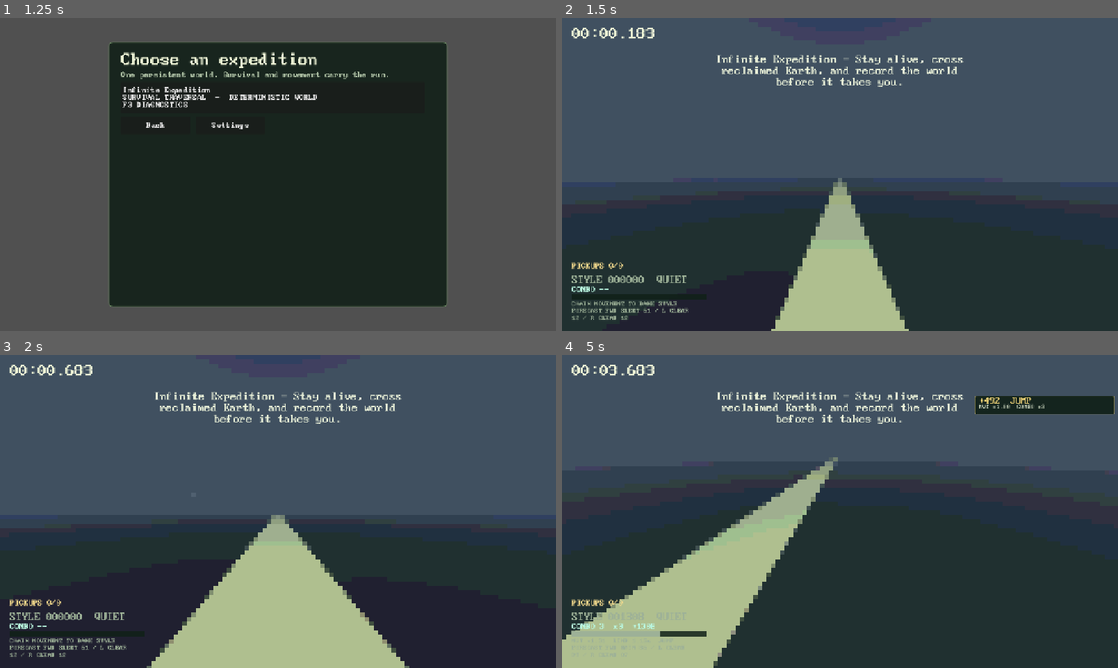
Above: before the commit, frames 1-4 (two rows, left to right).
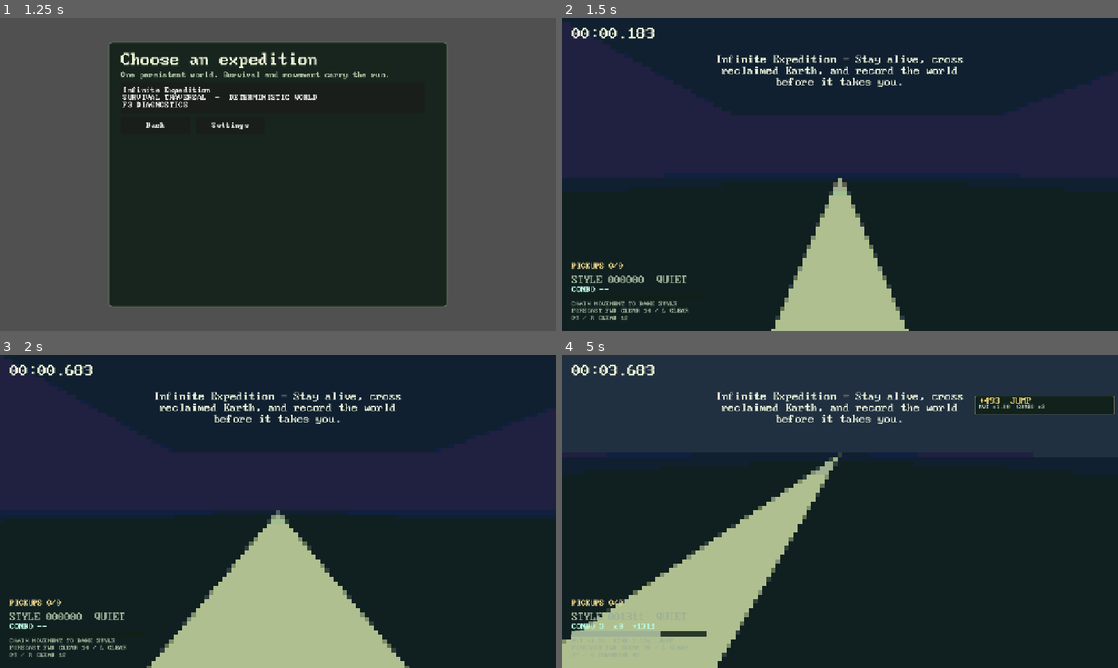
Above: after the commit, the same moments.

Repository: gongahkia/hot-cross-buns
Game: Godot game, scene res://scenes/main.tscn
Two runs of this game, one before a commit and one after it. Both use one fixed random seed, a clock stepped at 60 frames per second and the inputs below.
Inputs (mouse positions are in pixels of both pictures, inside the frame that each line leads up to):
- Up to frame 1 (1.25 s): click "Choose a journey" at 0.5 s
- Up to frame 2 (1.5 s): click "Infinite Expedition SURVIVAL …" at 1.25 s
- Up to frame 3 (2 s): no input
- Up to frame 4 (5 s): tap Enter at 2 s; move the mouse to (867, 511) at 2.02 s; hold W (move_forward) from 2.03 s (still down); tap 7 (build_platform) at 2.1 s; click (867, 511) at 2.17 s; tap Space (jump) at 2.27, 3.02, 4.52 s; move the mouse to (812, 511) at 2.77 s; tap 6 (build_shelter) at 2.85 s; move the mouse to (851, 505) at 3.52 s; tap 2 (collect_water) at 3.6 s; move the mouse to (834, 517) at 4.27 s; tap 1 (consume_food) at 4.35 s; click (834, 517) at 4.42 s

Frame 1 is identical in both runs. In frame 2, 65% of the frame differs, in the area x 0-100%, y 0-97%; in frame 3, 58%; in frame 4, 51%.

Commit message:
add megastructure construction epochs

Diff:
--- a/scripts/world_megastructure_generator.gd
+++ b/scripts/world_megastructure_generator.gd
@@ -7,7 +7,7 @@
 const ROUTE_VALIDATOR := preload("res://scripts/world_megastructure_route_validator.gd")
 
 const MEGACELL_SIZE := 4096
-const DESCRIPTOR_SCHEMA_VERSION := 5
+const DESCRIPTOR_SCHEMA_VERSION := 6
 const ARCHETYPE_ID := "ruined_transcontinental_spine"
 const ARCHETYPE_VERSION := 1
 const GENERATOR_SCHEMA_VERSION := GENERATION_IDENTITY.GENERATOR_SCHEMA_VERSION
@@ -58,6 +58,7 @@
 	var survival_detour := _survival_detour(route_prefix, post_threshold, first_goal, transverse, _stage_rng(megacell, STAGE_REFUGE))
 	var descriptor := {
 		"archetype": {"id": ARCHETYPE_ID, "version": ARCHETYPE_VERSION},
+		"epochs": _construction_epochs(),
 		"entry": {
 			"approach_anchor": _point(approach),
 			"entry_id": route_prefix + ":entry",
@@ -98,6 +99,16 @@
 	assert(bool(ROUTE_VALIDATOR.validate_affordance_visibility(descriptor).get("valid", false)), "generated megastructure affordance visibility is invalid")
 	assert(bool(ROUTE_VALIDATOR.validate_route_preservation(descriptor, descriptor).get("valid", false)), "generated megastructure route preservation is invalid")
 	return descriptor
+
+func _construction_epochs() -> Array:
+	return [
+		{"attachment_policy":"primary_frame","damage_profile":"support_spall","epoch_id":1,"function":"transcontinental_load_bearing_spine","grammar_id":"planetary_infrastructure","hydrology_role":"sealed_utility_conduits","material_family":"precast_concrete","ordinal":1,"preferred_elevation":72,"prior_relation":"origin","reclamation_response":"lichen_on_exposed_faces","type":"construction_epoch"},
+		{"attachment_policy":"bracket_to_primary_frame","damage_profile":"facade_collapse","epoch_id":2,"function":"transit_habitation","grammar_id":"attached_habitation","hydrology_role":"roof_drainage","material_family":"weathered_cladding","ordinal":2,"preferred_elevation":52,"prior_relation":"attached_to_epoch_1","reclamation_response":"planters_and_roof_growth","type":"construction_epoch"},
+		{"attachment_policy":"cut_through_habitation","damage_profile":"emergency_breach","epoch_id":3,"function":"collapse_era_circulation","grammar_id":"emergency_expansion","hydrology_role":"overflow_channels","material_family":"patchwork_steel","ordinal":3,"preferred_elevation":32,"prior_relation":"cuts_through_epoch_2","reclamation_response":"pioneer_growth_at_breaches","type":"construction_epoch"},
+		{"attachment_policy":"clamp_to_primary_frame","damage_profile":"machine_shear","epoch_id":4,"function":"autonomous_maintenance","grammar_id":"machine_additions","hydrology_role":"coolant_recirculation","material_family":"machine_ceramic","ordinal":4,"preferred_elevation":84,"prior_relation":"attached_to_epoch_1","reclamation_response":"moss_on_coolant_leaks","type":"construction_epoch"},
+		{"attachment_policy":"reuse_existing_voids","damage_profile":"salvage_scarring","epoch_id":5,"function":"temporary_human_refuge","grammar_id":"salvage_adaptation","hydrology_role":"rainwater_collection","material_family":"salvaged_sheet_metal","ordinal":5,"preferred_elevation":28,"prior_relation":"reuses_epochs_2_and_4","reclamation_response":"food_and_shelter_gardens","type":"construction_epoch"},
+		{"attachment_policy":"occupy_exposed_surfaces","damage_profile":"root_displacement","epoch_id":6,"function":"long_abandonment_reclamation","grammar_id":"ecological_reclamation","hydrology_role":"seep_and_retention","material_family":"root_bound_debris","ordinal":6,"preferred_elevation":24,"prior_relation":"overgrows_all_prior_epochs","reclamation_response":"mature_reclaimed_ecology","type":"construction_epoch"},
+	]
 
 func _axis(megacell: Vector3i) -> Vector3i:
 	match _stage_rng(megacell, STAGE_AXIS).next_range(0, 3):
--- a/scripts/world_megastructure_generator_test.gd
+++ b/scripts/world_megastructure_generator_test.gd
@@ -6,11 +6,11 @@
 const SEED := 20260731
 const CELLS := [Vector3i(-2, 0, 1), Vector3i(-1, 0, -3), Vector3i(0, 0, 0), Vector3i(4, 0, -2), Vector3i(7, 0, 5)]
 const EXPECTED_HASHES := {
-	"-2:0:1": "ea3690e78fa7bdad63c4327604bdaa9b111e2a883ccb267e42bba3ffd4d7f30f",
-	"-1:0:-3": "846916247c8f549a8f1a457f6e2045767df8b234360b61fbffa399deb4110568",
-	"0:0:0": "6d662157ce65ac7b722d1cfad82b9e231913d5569fca3080374053ff3e90ae96",
-	"4:0:-2": "3003ecf1793557e3a1fdfa02cf562963aed82e24cd1dc3d5931c638216b5f589",
-	"7:0:5": "040bd1a26ef282bc6eb1f8357da2686331369e74ec6f4e2688a5b141a02ee091",
+	"-2:0:1": "df7a91cb142473a904425ef9dfd50754d45e37dd1e6fd2cf234deddbaec21c5c",
+	"-1:0:-3": "f7eafcbdf4cdd2847e04e4ee122c0a77a3bd90b017df73df423fb70340fe63ba",
+	"0:0:0": "a97ffcbea90a48b9962418dca6b9baf23a26a0ac9e63733675b68bc22c17cc76",
+	"4:0:-2": "cdb84db9025d2dd1e01a0f4732e161488d0a559b5607b3a6946363226cd3d206",
+	"7:0:5": "2e32cdb3dcd6303325419741e1b5b1f6314be33563d0edede70300e1bc0d6fc4",
 }
 var failed := false
 
@@ -47,7 +47,8 @@
 	var routes: Array = descriptor.get("routes", [])
 	var reveals: Array = descriptor.get("reveals", [])
 	var interior: Dictionary = descriptor.get("interior", {})
-	_expect(str(descriptor.type) == "megastructure" and str(ide …(103 unchanged characters)… (identity.descriptor_schema_version) == 5 and str(identity.generator_schema_versi …(200 unchanged characters)…
+	_expect(str(descriptor.type) == "megastructure" and str(ide …(103 unchanged characters)… (identity.descriptor_schema_version) == 6 and str(identity.generator_schema_versi …(200 unchanged characters)…
+	_assert_epochs(descriptor.get("epochs", []))
 	_expect(str(interior.terrain_mode) == "flat_enclosed_floor" and int(interior.floor_y) == 24 and int(interior.ceiling_y) == 100, "interior floor contract drifted")
 	_expect(str(entry.entry_type) == "elevated_spine_underpass" and (entry.approach_anchor as Array).size() == 3 and (entr …(341 unchanged characters)…
 	_expect(routes.size() == 3 and _route_exists(routes, "baseline", "walk", true) and _route_exists(routes, "expressive", "grapple", false) and _route_exists(routes, "survival", "walk", false) and str(routes[0].sector_id).ends_with(":sector"), "opening route descriptor contract drifted")
@@ -72,6 +73,15 @@
 			return route
 	return {}
 
+func _assert_epochs(epochs: Array) -> void:
+	var ids: Array = []
+	var ordinals: Array = []
+	for epoch: Dictionary in epochs:
+		ids.append(int(epoch.get("epoch_id", 0)))
+		ordinals.append(int(epoch.get("ordinal", 0)))
+		_expect(epoch.has_all(["attachment_policy", "damage_profile", "function", "grammar_id", "hydrology_role", "material_family", "preferred_elevation", "prior_relation", "reclamation_response", "type"]) and str(epoch.get("type", "")) == "construction_epoch", "construction epoch contract drifted")
+	_expect(ids == [1, 2, 3, 4, 5, 6] and ordinals == ids and str(epochs[2].get("prior_relation", "")) == "cuts_through_epoch_2" and str(epochs[5].get("prior_relation", "")) == "overgrows_all_prior_epochs", "construction epoch order drifted")
+
 func _expect(condition: bool, message: String) -> void:
 	if condition:
 		return
Not shown, changed: TODO_MEGASTRUCTURE.md
Not shown, added: docs/megastructure-construction-history.md
Not shown, changed: docs/megastructure-descriptor-contract.md
